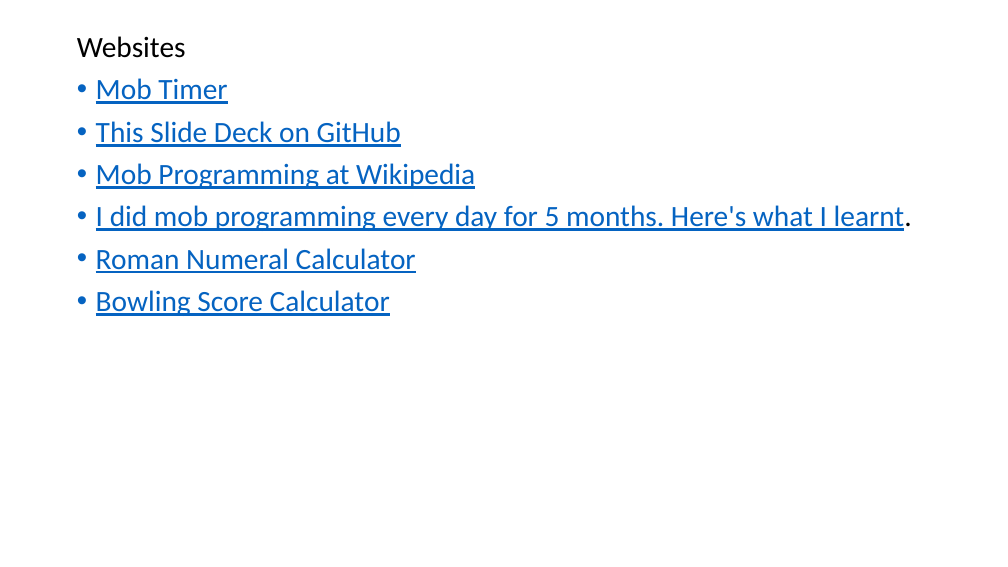
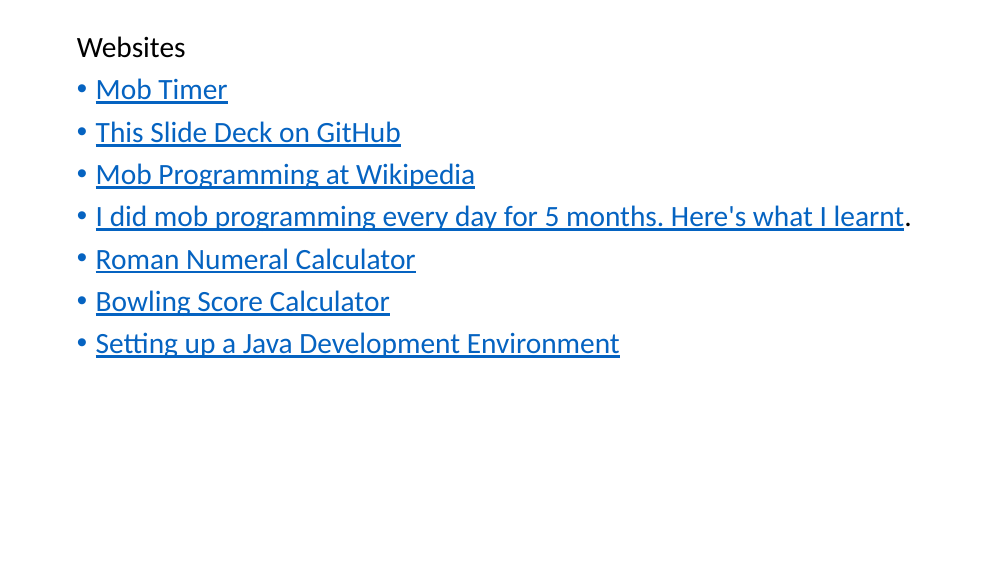
Before and after one commit to jonathan-r-jones/Mob-Programming-Demo, a slide deck: slide 12 of mob.pptx. Drawn at 1008x567 pixels with LibreOffice and Linux fonts; fonts in the diff are those of the drawing. Boxes give left, top, right and bottom in pixels: in the first picture for what was removed or moved away, otherwise in the second. Text is boxed around its words. In the diff, an @@ line names an element or a change of style, - is before the commit and + after.

```diff
--- a/mob.pptx
+++ b/mob.pptx
@@ text at bbox=[96, 332, 620, 358]: paragraph added @@
+• Setting up a Java Development Environment
```
Also in this commit, not shown: 1 other slide changed.
